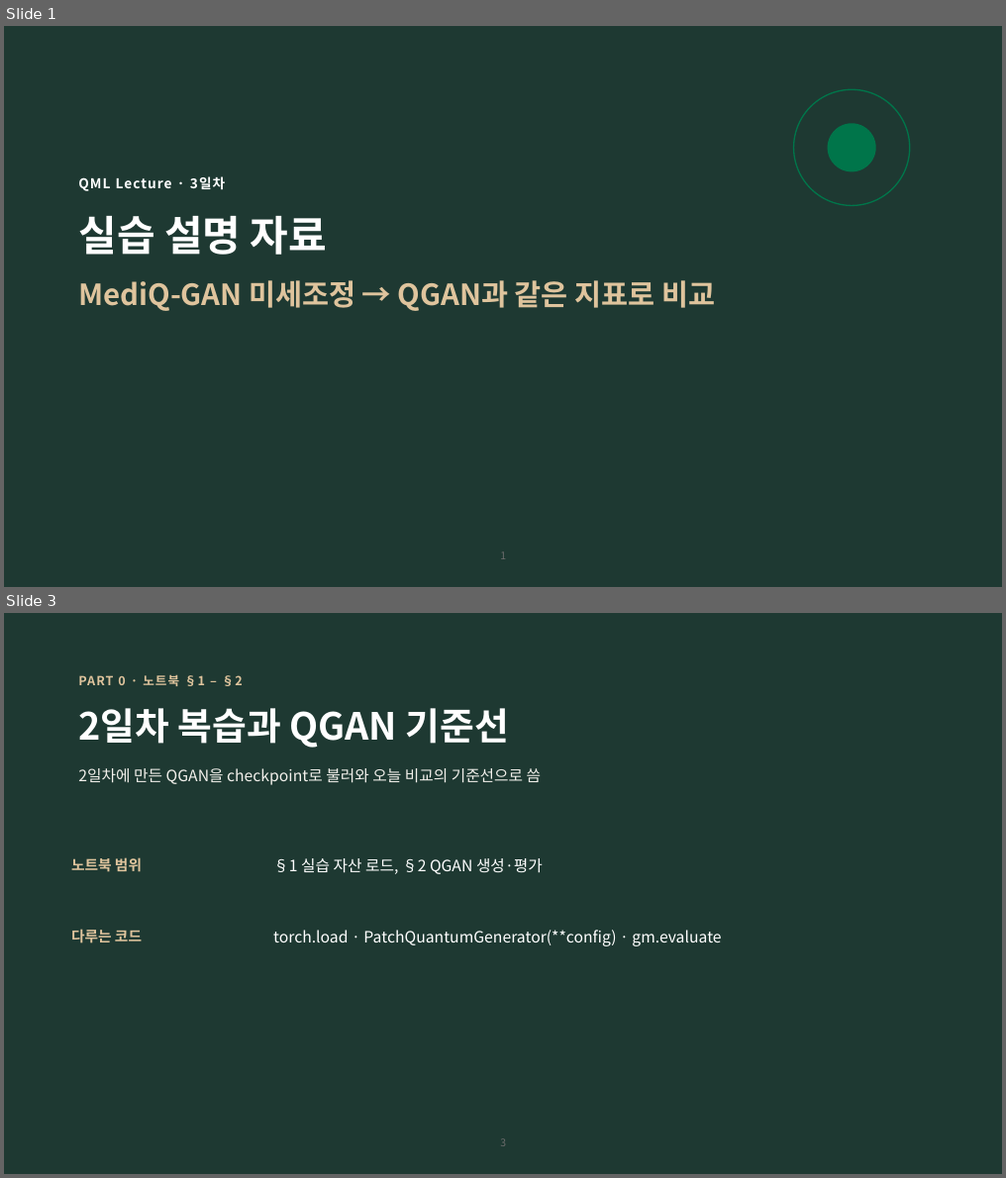
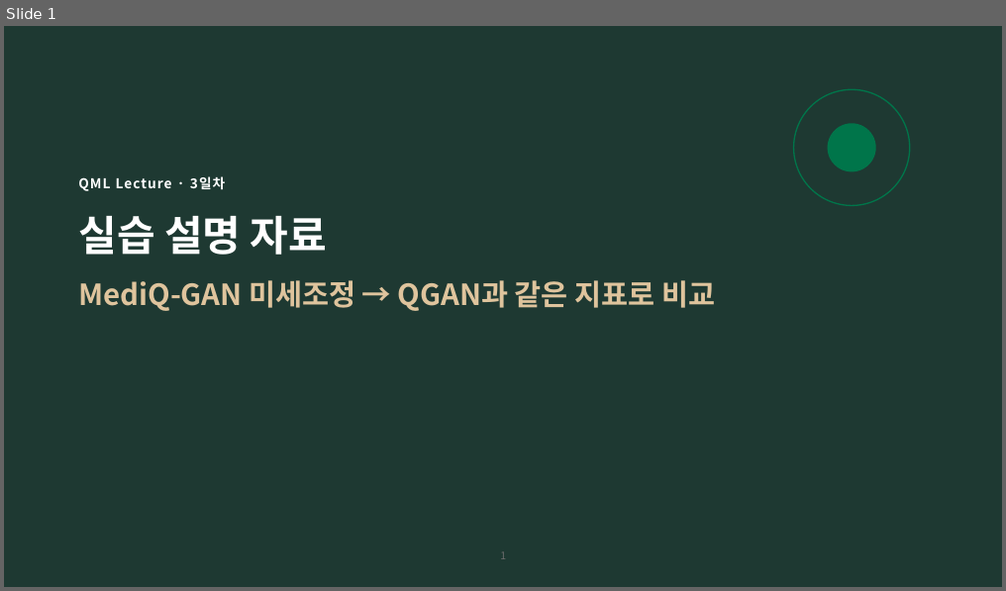
Before and after one commit to hyunhp/skin_disease_qml, a slide deck: practice/day3_slides/day3_practice_slides.pptx. Shown one above the other, each under a label of ours: slides 1 and 3 before the commit, slide 1 after it; the slides between them are not shown. The pictures are 1006x1178 and 1006x591 pixels, drawn with LibreOffice and Linux fonts; fonts in the diff are those of the drawing. Boxes give left, top, right and bottom in pixels: in the first picture for what was removed or moved away, otherwise in the second. Text is boxed around its words. In the diff, an @@ line names an element or a change of style, - is before the commit and + after.

```diff
--- a/practice/day3_slides/day3_practice_slides.pptx
+++ b/practice/day3_slides/day3_practice_slides.pptx
@@ slide 3 removed at (4,613,1002,1174), background #1E3932 @@
@@ text removed at (78,674,243,686) @@
-PART 0 · 노트북 §1 – §2
@@ title removed at (78,708,509,748) @@
-2일차 복습과 QGAN 기준선
@@ text removed at (78,768,541,785) @@
-2일차에 만든 QGAN을 checkpoint로 불러와 오늘 비교의 기준선으로 씀
@@ text removed at (71,858,142,872) @@
-노트북 범위
@@ text removed at (273,859,543,874) @@
-§1 실습 자산 로드, §2 QGAN 생성·평가
@@ text removed at (71,929,142,944) @@
-다루는 코드
@@ text removed at (273,930,721,947) @@
-torch.load · PatchQuantumGenerator(**config) · gm.evaluate
@@ page number removed at (500,1139,506,1147) @@
-3
```
Also in this commit, not shown: 9 slides changed, 11 other slides removed, 6 other files.
